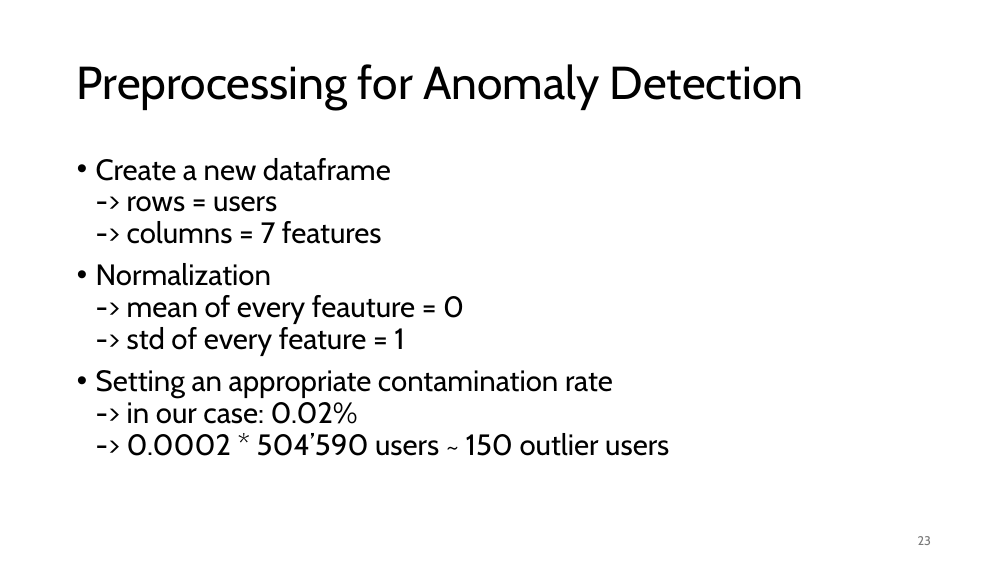
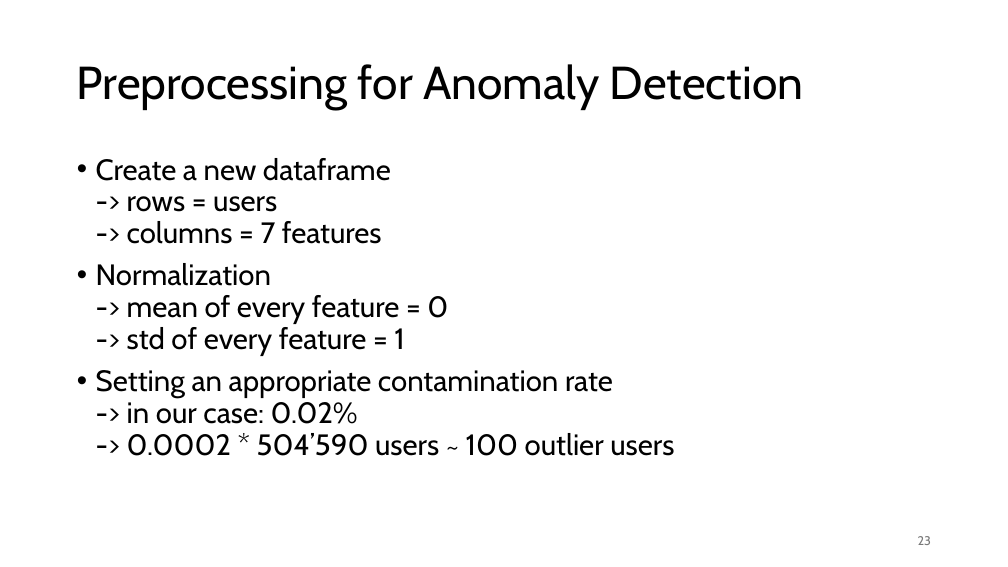
Before and after one commit to jonas-blum/data-mining-1, a slide deck: slide 23 of project/project-presentation-group51.pptx. Drawn at 1008x567 pixels with LibreOffice and Linux fonts; fonts in the diff are those of the drawing. Boxes give left, top, right and bottom in pixels: in the first picture for what was removed or moved away, otherwise in the second. Text is boxed around its words. In the diff, an @@ line names an element or a change of style, - is before the commit and + after.

```diff
--- a/project/project-presentation-group51.pptx
+++ b/project/project-presentation-group51.pptx
@@ text at (96, 263, 674, 456): text changed @@
-• Normalization
-  -> mean of every feauture = 0
-  -> std of every feature = 1
-• Setting an appropriate contamination rate
-  -> in our case: 0.02%
-  -> 0.0002 * 504’590 users ~ 150 outlier users
+• Normalization
+  -> mean of every feature = 0
+  -> std of every feature = 1
+• Setting an appropriate contamination rate
+  -> in our case: 0.02%
+  -> 0.0002 * 504’590 users ~ 100 outlier users
```
Also in this commit, not shown: 3 other slides changed, 1 other file.
